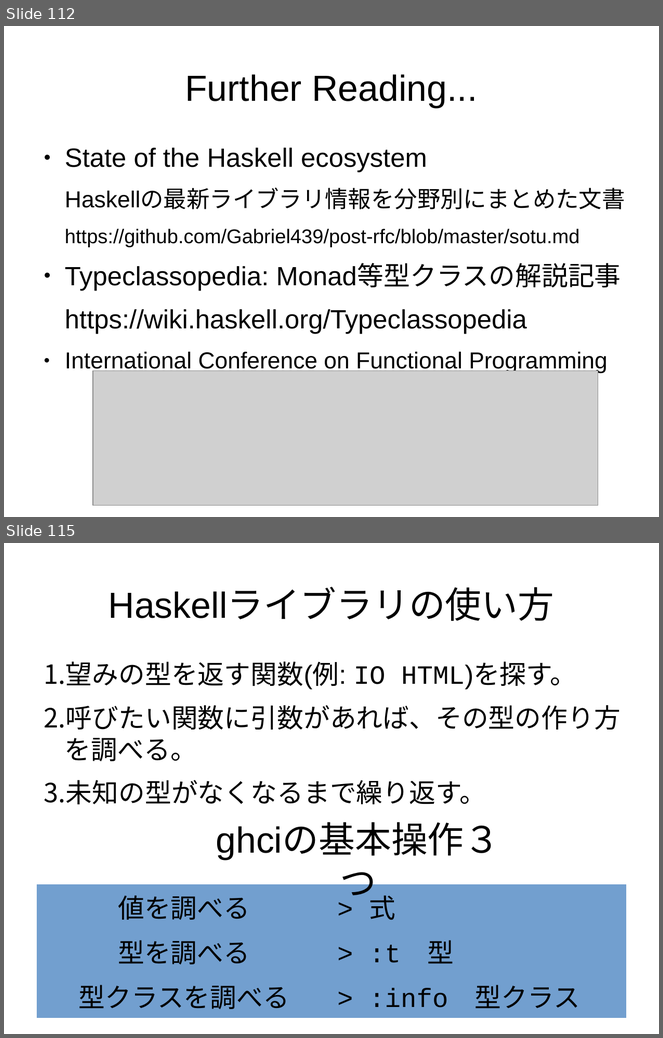
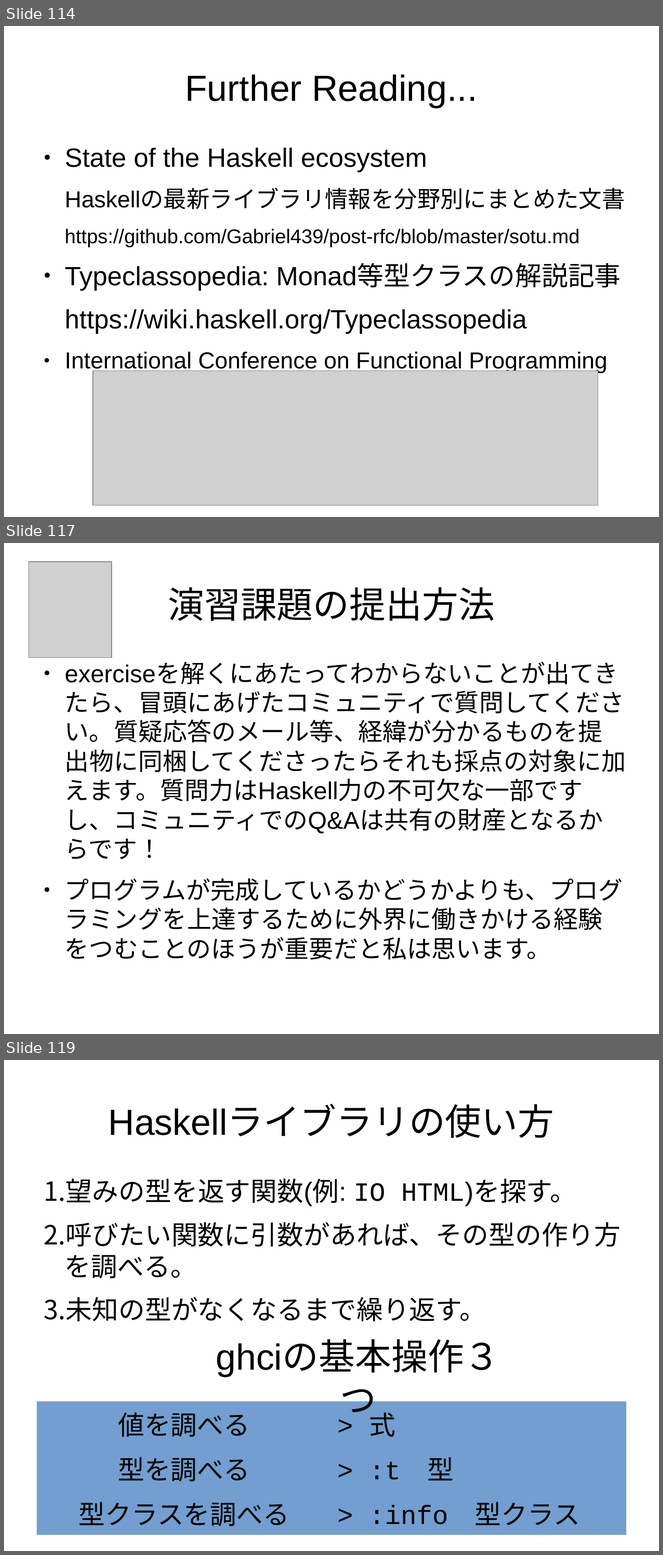
Before and after one commit to nushio3/learn-haskell, a slide deck: Tsukuba-2016.odp. Shown one above the other, each under a label of ours: slides 112 and 115 before the commit, slides 114, 117 and 119 after it; the slides between them are not shown. The pictures are 663x1038 and 663x1555 pixels, drawn with LibreOffice and Linux fonts; fonts in the diff are those of the drawing; grey boxes stand for pictures. Boxes give left, top, right and bottom in pixels: in the first picture for what was removed or moved away, otherwise in the second. Text is boxed around its words. In the diff, an @@ line names an element or a change of style, - is before the commit and + after.

```diff
--- a/Tsukuba-2016.odp
+++ b/Tsukuba-2016.odp
@@ slide 117 added at box(4, 543, 659, 1034), background #FFFFFF @@
@@ picture added at box(28, 561, 112, 658) @@
@@ title added at box(168, 587, 495, 621), 44 pt, text #000000 @@
+演習課題の提出方法
@@ text added at box(65, 691, 626, 960), 29.6 pt, text #000000 @@
+● exerciseを解くにあたってわからないことが出てきたら、冒頭にあげたコミュニティで質問してください。質疑応答のメール等、経緯が分かるものを提出物に同梱してくださったらそれも採点の対象に加えます。質問力はHaskell力の不可欠な一部ですし、コミュニティでのQ&Aは共有の財産となるからです！
+● プログラムが完成しているかどうかよりも、プログラミングを上達するために外界に働きかける経験をつむことのほうが重要だと私は思います。
@@ what was slide 112 is now slide 114 @@
@@ what was slide 115 is now slide 119 @@
```
Also in this commit, not shown: 4 slides changed, 3 other slides added.
